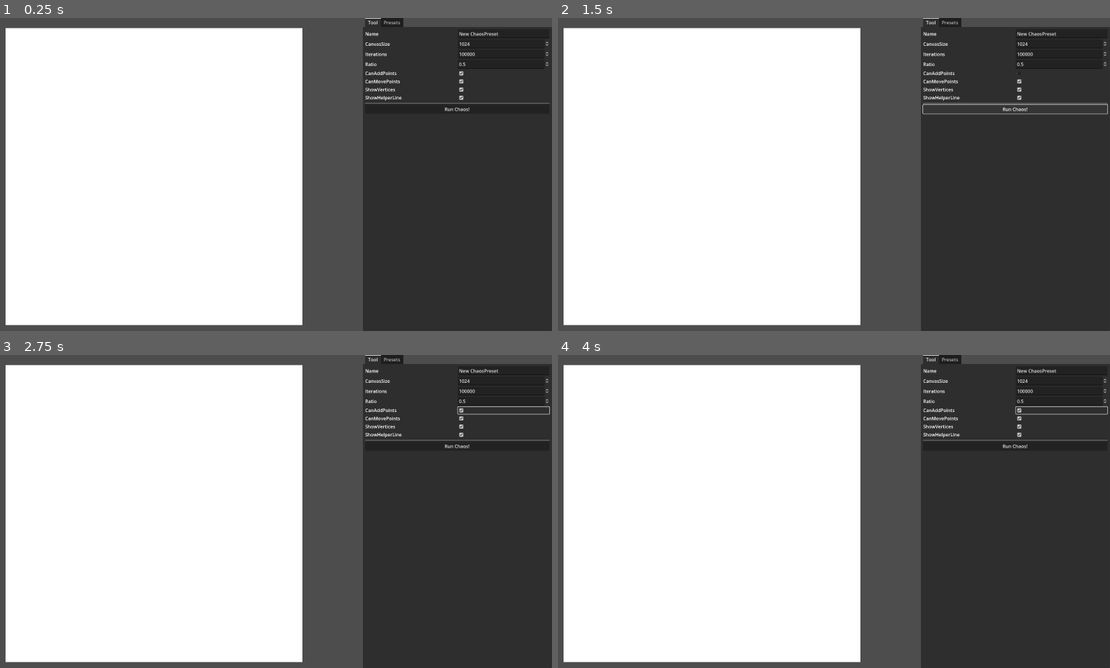
Above: before the commit, frames 1-4 (two rows, left to right).
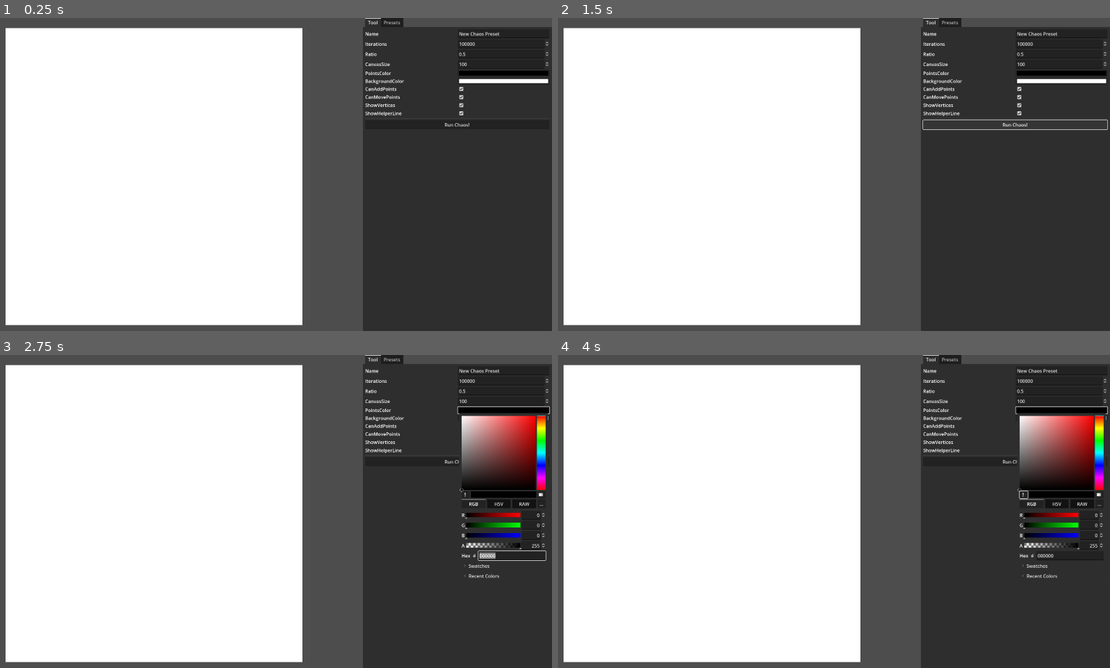
Above: after the commit, the same moments.

Repository: VojtaStruhar/chaos-game
Game: Godot game, scene res://main.tscn
The game is run twice, just before and just after one commit, with the same random seed, the same clock (stepped at 60 frames per second) and the same inputs.
Inputs (mouse positions are in pixels of both pictures, inside the frame that each line leads up to):
- Up to frame 1 (0.25 s): no input
- Up to frame 2 (1.5 s): click (1060, 74) at 0.52 s; click "Run Chaos!" at 1.25 s
- Up to frame 3 (2.75 s): click (502, 411) at 2.02 s
- Up to frame 4 (4 s): click (1021, 495) at 2.77 s; click (1032, 505) at 3.5 s, where only the run after the commit has a clickable "RGB"

The runs differ from the first frame. In frame 1, 1.1% of the frame differs, in the area x 66-100%, y 4-35%; in frame 2, 1.6%; in frame 3, 5.6%, in the area x 66-100%, y 4-72%; in frame 4, 5.5%.

Commit message:
Add color fields

Diff:
--- a/chaos_preset.gd
+++ b/chaos_preset.gd
@@ -1,10 +1,8 @@
 class_name ChaosPreset extends Resource
 
+
 ## Name of this particular preset.
-@export var name: String = "New ChaosPreset"
-
-## Canvas size. It's always a square.
-@export_range(1024, 4096, 512) var canvas_size: int = 1024
+@export var name: String = "New Chaos Preset"
 
 ## How many iterations should the chaos game run for
 @export_range(5_000, 1_000_000, 5_000) var iterations: int = 100_000
@@ -15,15 +13,21 @@
 ## Vertices on the canvas. Format: [0, 0] is topleft and [1,1] bottom right.
 @export var points: Array[Vector2] = []
 
+## Always a square.
+var canvas_size: int = 1024
+
+## Color for the drawn points
+@export var points_color: Color = Color.BLACK
+
+## Canvas color
+@export var background_color: Color = Color.WHITE
+
 ## If adding new points is allowed
 @export var can_add_points: bool = true
 
 ## If moving points is allowed
 @export var can_move_points: bool = true
 
-## Canvas color
-@export var background_color: Color = Color.WHITE
-
 ## Show helper "handles" on vertices
 @export var show_vertices: bool = true
 
--- /dev/null
+++ b/property_fields/color_field.tscn
@@ -0,0 +1,43 @@
+[gd_scene load_steps=2 format=3 uid="uid://b863bj7rwa5v8"]
+
+[sub_resource type="GDScript" id="GDScript_v3b2n"]
+resource_name = "ColorField"
+script/source = "extends PropertyField
+
+@onready var label: Label = $Label
+@onready var color_picker_button: ColorPickerButton = $ColorPickerButton
+
+
+var prop_stringname: StringName
+
+func setup(data: Dictionary) -> void:
+	var prop_name = data[\"name\"]
+	prop_stringname = StringName(prop_name)
+	label.text = prop_name.to_pascal_case()
+
+	color_picker_button.color = preset.get(prop_stringname)
+
+	# Only propagates after closing the popup. Rapidly changing color shouldn't
+	# trigger changes and chaos re-runs.
+	color_picker_button.popup_closed.connect(func():
+		preset.set(prop_stringname, color_picker_button.color)
+		preset.emit_changed()
+	)
+"
+
+[node name="color_field" type="HBoxContainer"]
+anchors_preset = 10
+anchor_right = 1.0
+offset_bottom = 23.0
+grow_horizontal = 2
+script = SubResource("GDScript_v3b2n")
+
+[node name="Label" type="Label" parent="."]
+layout_mode = 2
+size_flags_horizontal = 3
+text = "Color field
+"
+
+[node name="ColorPickerButton" type="ColorPickerButton" parent="."]
+layout_mode = 2
+size_flags_horizontal = 3
--- a/tool_panel.gd
+++ b/tool_panel.gd
@@ -11,6 +11,7 @@
 const NUMBER_FIELD = preload("res://property_fields/number_field.tscn")
 const TEXT_FIELD = preload("res://property_fields/text_field.tscn")
 const CHECKBOX_FIELD = preload("res://property_fields/checkbox_field.tscn")
+const COLOR_FIELD = preload("res://property_fields/color_field.tscn")
 
 func build_ui():
 	var props = preset.get_property_list()
@@ -31,6 +32,8 @@
 				field_node = TEXT_FIELD.instantiate()
 			elif prop_type == TYPE_BOOL:
 				field_node = CHECKBOX_FIELD.instantiate()
+			elif prop_type == TYPE_COLOR:
+				field_node = COLOR_FIELD.instantiate()
 
 			# If this prop has a field
 			if field_node != null:
